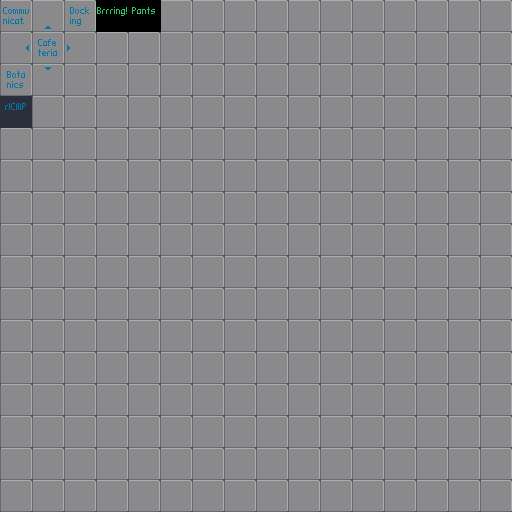
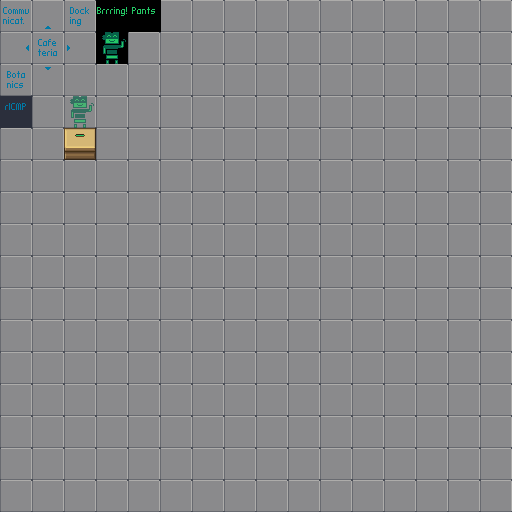
The second w=512, h=512 image is a revision of the first. Changes to its layers:
painted on "tiles" over [64, 32, 128, 160]
painted on "background" over [64, 32, 128, 160]
